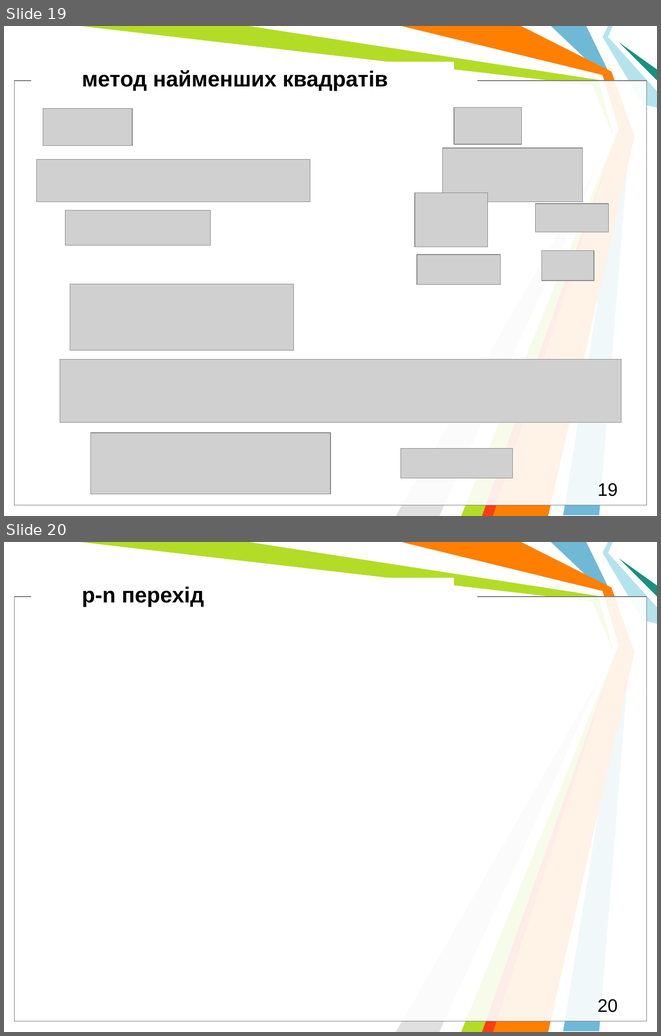
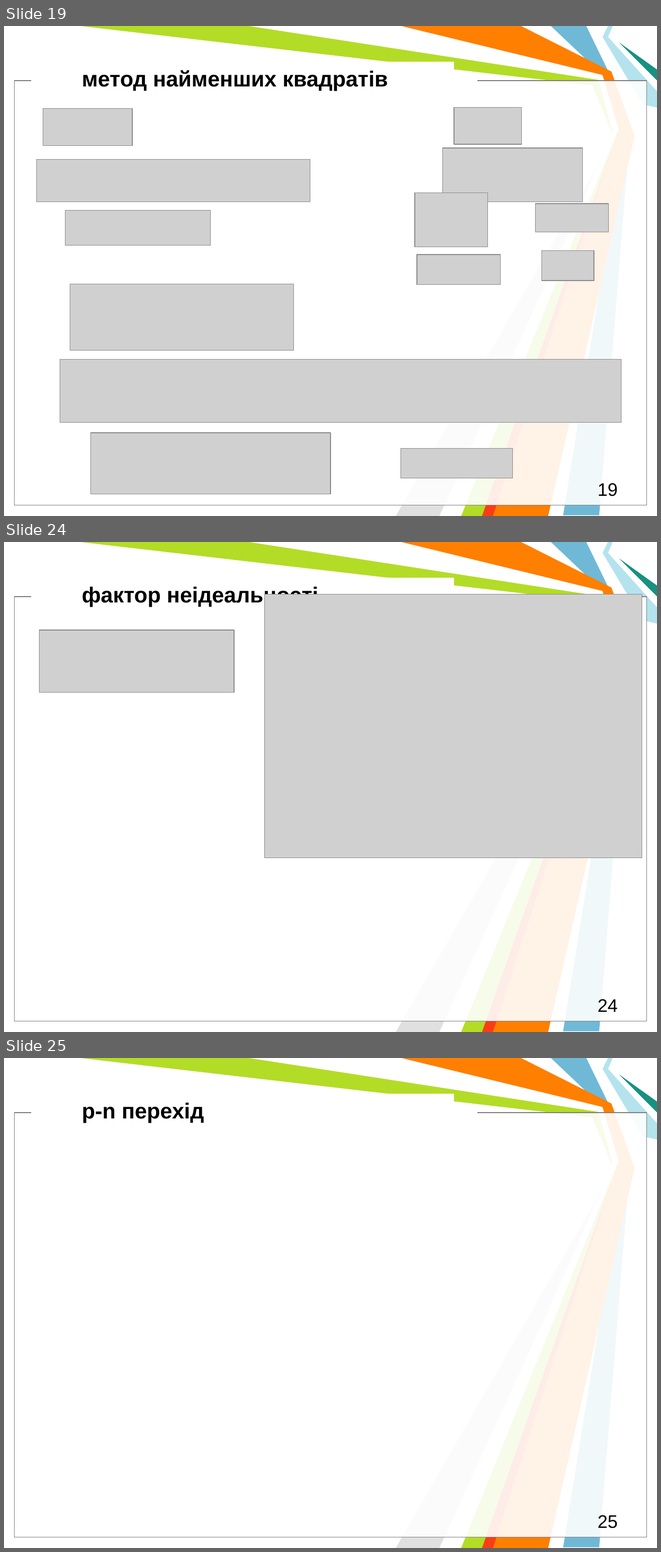
Before and after one commit to l432/NMK, a slide deck: Lecture/DAAD/DAAD_Models.pptm. Shown one above the other, each under a label of ours: slides 19 and 20 before the commit, slides 19, 24 and 25 after it; the slides between them are not shown. The pictures are 661x1036 and 661x1552 pixels, drawn with LibreOffice and Linux fonts; fonts in the diff are those of the drawing; grey boxes stand for pictures; background and template pictures are left out. Boxes give left, top, right and bottom in pixels: in the first picture for what was removed or moved away, otherwise in the second. Text is boxed around its words. In the diff, an @@ line names an element or a change of style, - is before the commit and + after.

```diff
--- a/Lecture/DAAD/DAAD_Models.pptm
+++ b/Lecture/DAAD/DAAD_Models.pptm
@@ slide 24 added at (4, 542, 657, 1032), background #FFFFFF; not listed: 11 template elements that a slide beside it also shows @@
@@ text added at (82, 587, 318, 607), 24 pt, text #000000, bold @@
+фактор неідеальності
@@ picture added at (265, 594, 642, 858) @@
@@ picture added at (40, 630, 234, 693) @@
@@ page number added at (598, 999, 618, 1012), 20 pt, text #000000 @@
+24
@@ what was slide 20 is now slide 25 @@
@@ page number at (598, 1515, 618, 1528): text changed @@
-20
+25
```
Also in this commit, not shown: 6 other slides added, 6 other files.
